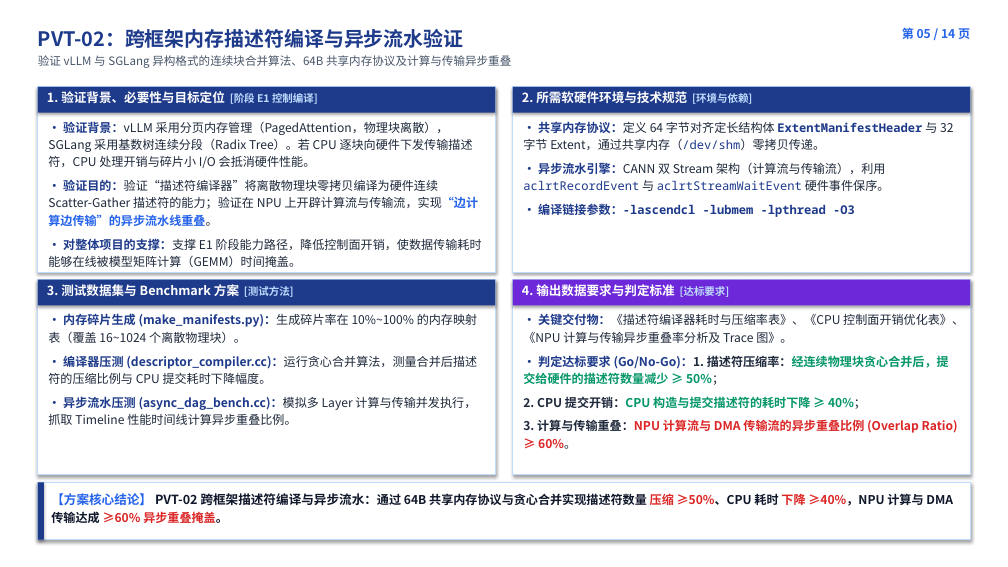
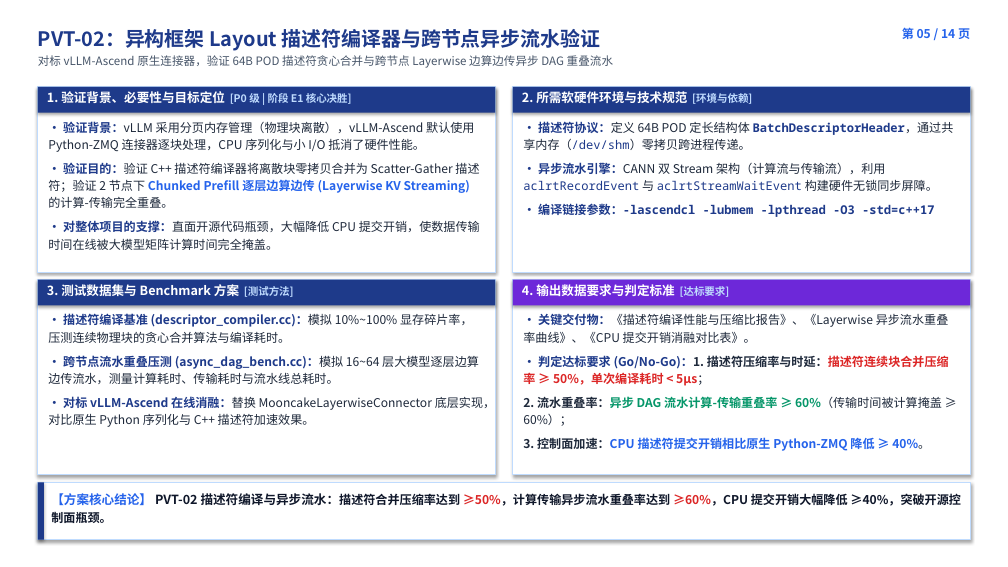
Before and after one commit to stonetree/reports, a slide deck: slide 5 of kvcache/unified_kv_memory/提前验证方案设计/验证计划方案设计/开发人员串讲PPT/00_统一异构KVCache存储池_提前验证全景与开发串讲完整版_预审版.pptx. Drawn at 1008x567 pixels with LibreOffice and Linux fonts; fonts in the diff are those of the drawing. Boxes give left, top, right and bottom in pixels: in the first picture for what was removed or moved away, otherwise in the second. Text is boxed around its words. In the diff, an @@ line names an element or a change of style, - is before the commit and + after.

Commit message:
全面对齐最新评审要求与用语规范

```diff
--- a/kvcache/unified_kv_memory/提前验证方案设计/验证计划方案设计/开发人员串讲PPT/00_统一异构KVCache存储池_提前验证全景与开发串讲完整版_预审版.pptx
+++ b/kvcache/unified_kv_memory/提前验证方案设计/验证计划方案设计/开发人员串讲PPT/00_统一异构KVCache存储池_提前验证全景与开发串讲完整版_预审版.pptx
@@ text at bbox=[38, 29, 613, 68]: text changed @@
-PVT-02：跨框架内存描述符编译与异步流水验证
-验证 vLLM 与 SGLang 异构格式的连续块合并算法、64B 共享内存协议及计算与传输异步重叠
+PVT-02：异构框架 Layout 描述符编译器与跨节点异步流水验证
+对标 vLLM-Ascend 原生连接器，验证 64B POD 描述符贪心合并与跨节点 Layerwise 边算边传异步 DAG 重叠流水
@@ text at bbox=[47, 91, 352, 104]: text changed @@
-1. 验证背景、必要性与目标定位 [阶段 E1 控制编译]
+1. 验证背景、必要性与目标定位 [P0 级 | 阶段 E1 核心决胜]
@@ text at bbox=[48, 121, 480, 250]: text changed @@
-• 验证背景：vLLM 采用分页内存管理（PagedAttention，物理块离散），SGLang 采用基数树连续分段（Radix Tree）。若 CPU 逐块向硬件下发传输描述符，CPU 处理开销与碎片小 I/O 会抵消硬件性能。
-• 验证目的：验证“描述符编译器”将离散物理块零拷贝编译为硬件连续 Scatter-Gather 描述符的能力；验证在 NPU 上开辟计算流与传输流，实现“边计算边传输”的异步流水线重叠。
-• 对整体项目的支撑：支撑 E1 阶段能力路径，降低控制面开销，使数据传输耗时能够在线被模型矩阵计算（GEMM）时间掩盖。
+• 验证背景：vLLM 采用分页内存管理（物理块离散），vLLM-Ascend 默认使用 Python-ZMQ 连接器逐块处理，CPU 序列化与小 I/O 抵消了硬件性能。
+• 验证目的：验证 C++ 描述符编译器将离散块零拷贝合并为 Scatter-Gather 描述符；验证 2 节点下 Chunked Prefill 逐层边算边传 (Layerwise KV Streaming) 的计算-传输完全重叠。
+• 对整体项目的支撑：直面开源代码瓶颈，大幅降低 CPU 提交开销，使数据传输时间在线被大模型矩阵计算时间完全掩盖。
@@ text at bbox=[523, 121, 954, 217]: text changed; font Noto Sans CJK SC to Noto Sans Mono @@
-• 共享内存协议：定义 64 字节对齐定长结构体 ExtentManifestHeader 与 32 字节 Extent，通过共享内存（/dev/shm）零拷贝传递。
-• 异步流水引擎：CANN 双 Stream 架构（计算流与传输流），利用 aclrtRecordEvent 与 aclrtStreamWaitEvent 硬件事件保序。
-• 编译链接参数：-lascendcl -lubmem -lpthread -O3
+• 描述符协议：定义 64B POD 定长结构体 BatchDescriptorHeader，通过共享内存（/dev/shm）零拷贝跨进程传递。
+• 异步流水引擎：CANN 双 Stream 架构（计算流与传输流），利用 aclrtRecordEvent 与 aclrtStreamWaitEvent 构建硬件无锁同步屏障。
+• 编译链接参数：-lascendcl -lubmem -lpthread -O3 -std=c++17
@@ text at bbox=[48, 312, 495, 427]: text changed @@
-• 内存碎片生成 (make_manifests.py)：生成碎片率在 10%~100% 的内存映射表（覆盖 16~1024 个离散物理块）。
-• 编译器压测 (descriptor_compiler.cc)：运行贪心合并算法，测量合并后描述符的压缩比例与 CPU 提交耗时下降幅度。
-• 异步流水压测 (async_dag_bench.cc)：模拟多 Layer 计算与传输并发执行，抓取 Timeline 性能时间线计算异步重叠比例。
+• 描述符编译基准 (descriptor_compiler.cc)：模拟 10%~100% 显存碎片率，压测连续物理块的贪心合并算法与编译耗时。
+• 跨节点流水重叠压测 (async_dag_bench.cc)：模拟 16~64 层大模型逐层边算边传流水，测量计算耗时、传输耗时与流水线总耗时。
+• 对标 vLLM-Ascend 在线消融：替换 MooncakeLayerwiseConnector 底层实现，对比原生 Python 序列化与 C++ 描述符加速效果。
@@ text at bbox=[523, 313, 949, 451]: text changed @@
-• 关键交付物：《描述符编译器耗时与压缩率表》、《CPU 控制面开销优化表》、《NPU 计算与传输异步重叠率分析及 Trace 图》。
-• 判定达标要求 (Go/No-Go)：1. 描述符压缩率：经连续物理块贪心合并后，提交给硬件的描述符数量减少 ≥ 50%；
-2. CPU 提交开销：CPU 构造与提交描述符的耗时下降 ≥ 40%；
-3. 计算与传输重叠：NPU 计算流与 DMA 传输流的异步重叠比例 (Overlap Ratio) ≥ 60%。
+• 关键交付物：《描述符编译性能与压缩比报告》、《Layerwise 异步流水重叠率曲线》、《CPU 提交开销消融对比表》。
+• 判定达标要求 (Go/No-Go)：1. 描述符压缩率与时延：描述符连续块合并压缩率 ≥ 50%，单次编译耗时 < 5µs；
+2. 流水重叠率：异步 DAG 流水计算-传输重叠率 ≥ 60%（传输时间被计算掩盖 ≥ 60%）；
+3. 控制面加速：CPU 描述符提交开销相比原生 Python-ZMQ 降低 ≥ 40%。
@@ text at bbox=[51, 493, 961, 523]: text changed @@
-【方案核心结论】 PVT-02 跨框架描述符编译与异步流水：通过 64B 共享内存协议与贪心合并实现描述符数量 压缩 ≥50%、CPU 耗时 下降 ≥40%，NPU 计算与 DMA 传输达成 ≥60% 异步重叠掩盖。
+【方案核心结论】 PVT-02 描述符编译与异步流水：描述符合并压缩率达到 ≥50%，计算传输异步流水重叠率达到 ≥60%，CPU 提交开销大幅降低 ≥40%，突破开源控制面瓶颈。
```
Also in this commit, not shown: 13 other slides changed, 5 other files.
